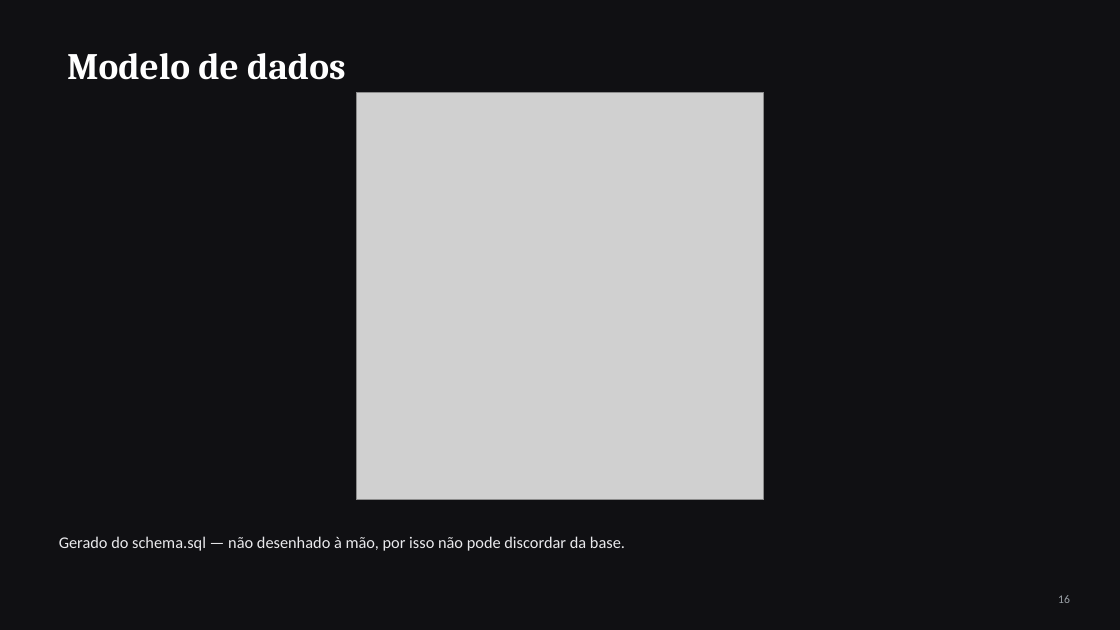
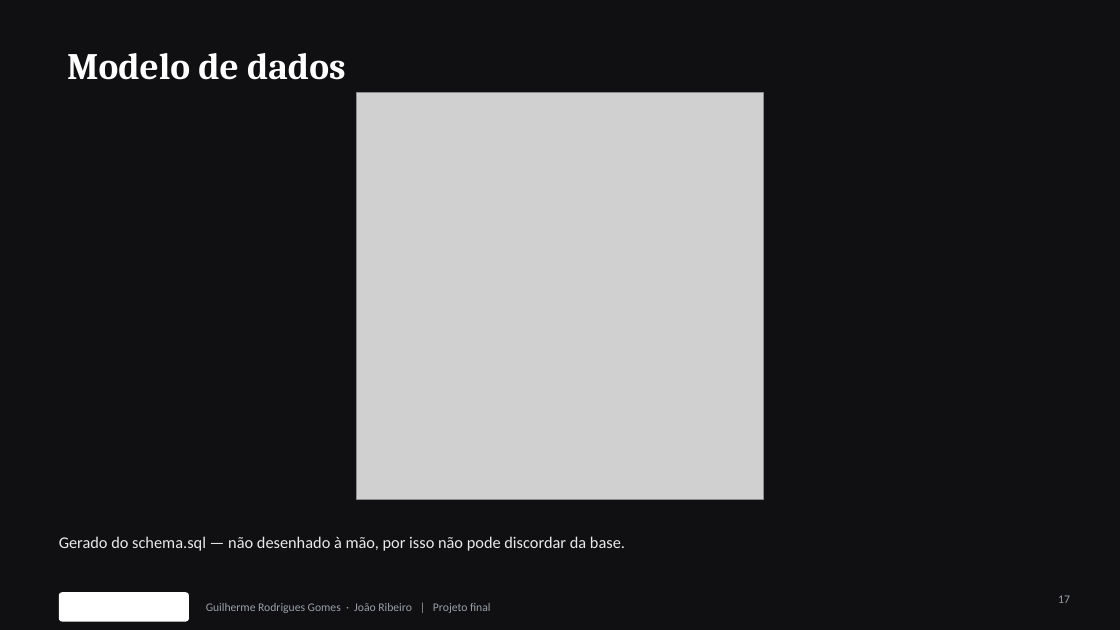
Before and after one commit to Azulindo/Projeto-Final, a slide deck: slide 17 of docs/apresentacao.pptx (slide 16 before the commit). Drawn at 1120x630 pixels with LibreOffice and Linux fonts; fonts in the diff are those of the drawing; grey boxes stand for pictures; background and template pictures are left out. Boxes give left, top, right and bottom in pixels: in the first picture for what was removed or moved away, otherwise in the second. Text is boxed around its words. In the diff, an @@ line names an element or a change of style, - is before the commit and + after.

```diff
--- a/docs/apresentacao.pptx
+++ b/docs/apresentacao.pptx
@@ rounded rectangle added at <box>59,592,189,622</box>, fill #FFFFFF @@
@@ page number at <box>1058,595,1070,603</box>: text changed @@
-16
+17
@@ text added at <box>206,603,490,613</box>, 10 pt, text #9AA0A6 @@
+Guilherme Rodrigues Gomes · João Ribeiro | Projeto final
```
Also in this commit, not shown: 15 other slides changed, 1 slide added.
